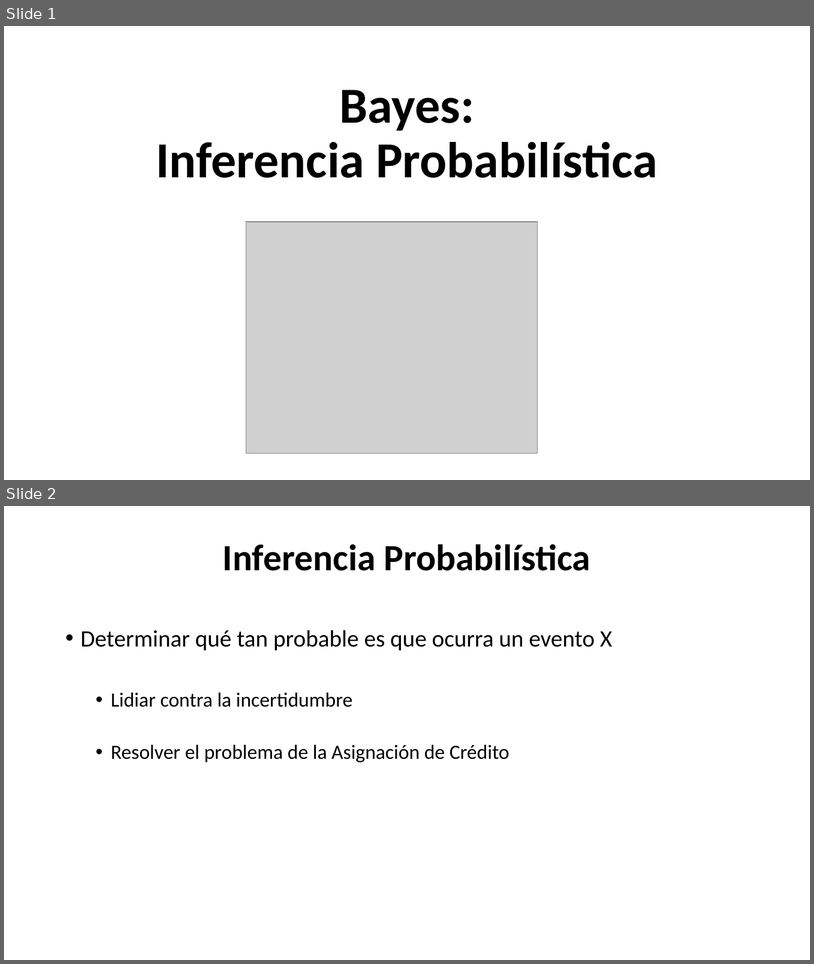
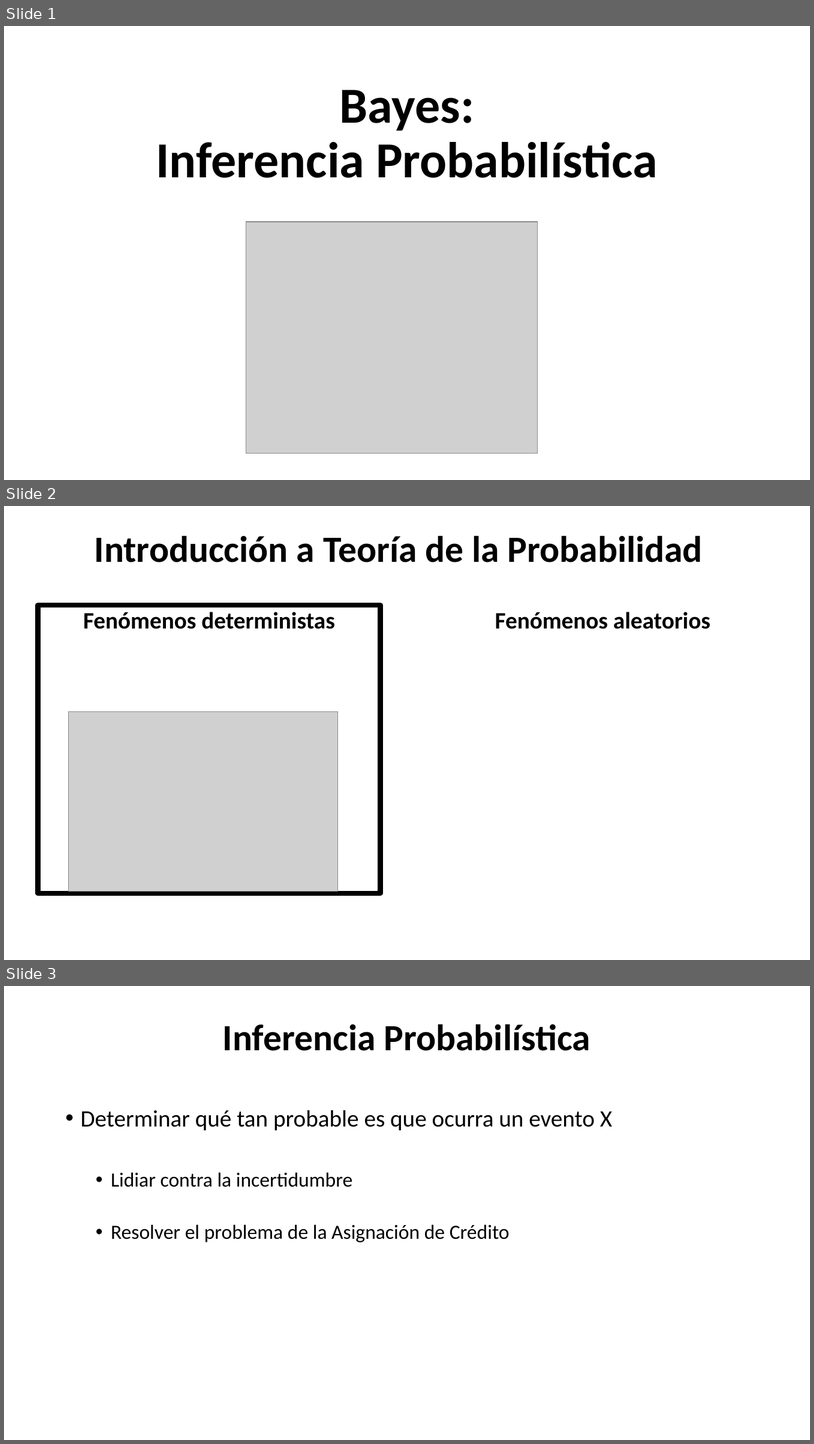
Before and after one commit to Adrifelcha/Adrifelcha, a slide deck: Tesis/Presentaciones/ACA2017_InferenciaProbabilisticaBayesiana.pptx. Shown one above the other, each under a label of ours: slides 1 and 2 before the commit, slides 1, 2 and 3 after it. The pictures are 814x964 and 814x1444 pixels, drawn with LibreOffice and Linux fonts; fonts in the diff are those of the drawing; grey boxes stand for pictures. Boxes give left, top, right and bottom in pixels: in the first picture for what was removed or moved away, otherwise in the second. Text is boxed around its words. In the diff, an @@ line names an element or a change of style, - is before the commit and + after.

```diff
--- a/Tesis/Presentaciones/ACA2017_InferenciaProbabilisticaBayesiana.pptx
+++ b/Tesis/Presentaciones/ACA2017_InferenciaProbabilisticaBayesiana.pptx
@@ slide 2 added at (4, 506, 810, 960), background #FFFFFF @@
@@ title added at (95, 535, 703, 562), 44 pt, text #000000, bold @@
+Introducción a Teoría de la Probabilidad
@@ text added at (38, 605, 381, 893), outline #000000 6 pt, 28 pt, text #000000, bold @@
+Fenómenos deterministas
@@ text added at (495, 612, 711, 629), 28 pt, text #000000, bold @@
+Fenómenos aleatorios
@@ picture added at (68, 712, 338, 891) @@
@@ what was slide 2 is now slide 3 @@
```
Also in this commit, not shown: 3 other slides added, 1 other file.
